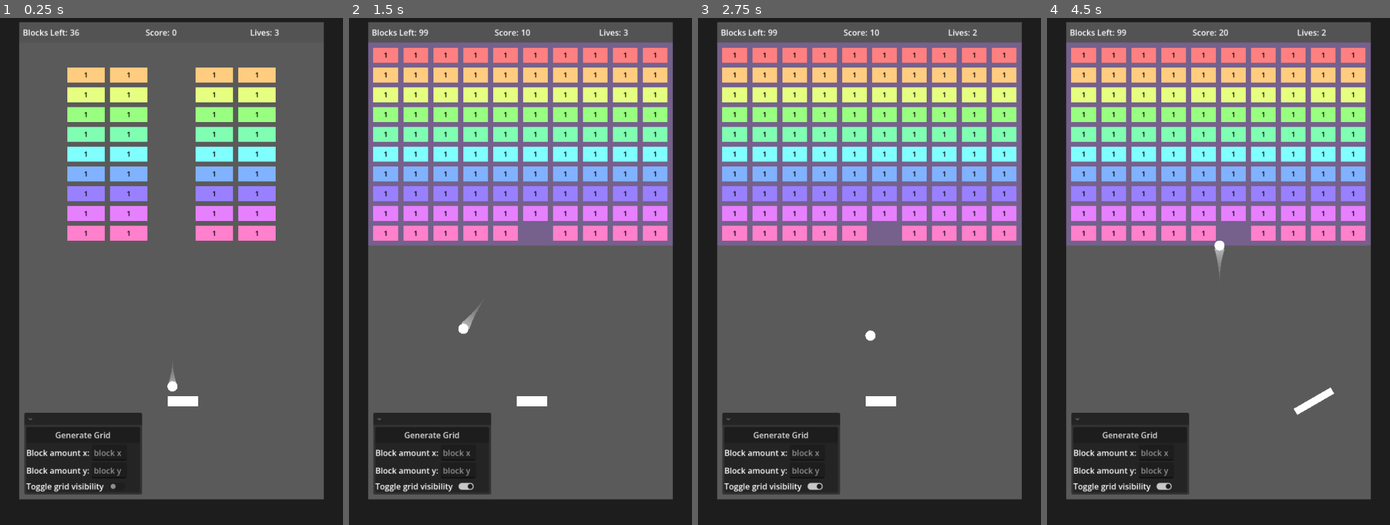
Above: before the commit, frames 1-4 (left to right).
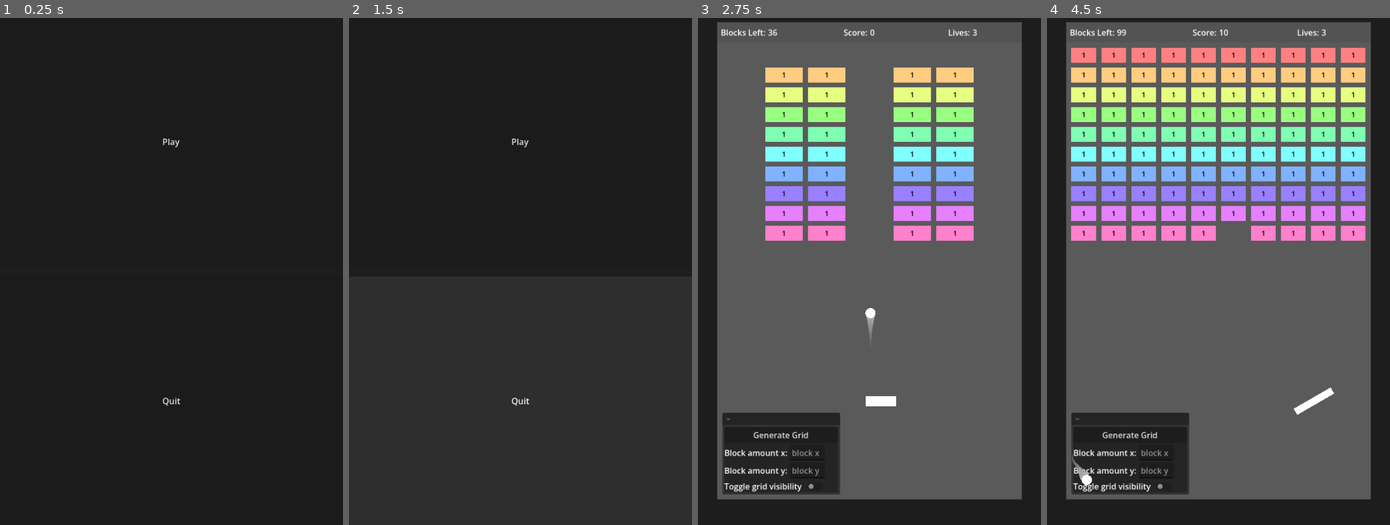
Above: after the commit, the same moments.

Repository: ProudFridge/Breakout
Game: Godot game, scene res://scenes/game/game.tscn
Same seed, same stepped clock (60 frames per second), same inputs: the game is played once before the commit and once after it. Before the commit the project starts from res://scenes/world/world.tscn. Sound files missing from this copy of the repository are replaced by a short silence.
Inputs (mouse positions are in pixels of both pictures, inside the frame that each line leads up to):
- Up to frame 1 (0.25 s): no input
- Up to frame 2 (1.5 s): click (431, 433) at 0.5 s, where only the run before the commit has a clickable "Generate Grid"; click (465, 484) at 1.27 s
- Up to frame 3 (2.75 s): click (869, 139) at 2 s, where only the run after the commit has a clickable "Play"
- Up to frame 4 (4.5 s): click "Generate Grid" at 2.75 s; click (1163, 484) at 3.5 s; tap Enter at 4.25 s; move the mouse to (1293, 246) at 4.27 s; hold D (move_right) from 4.28 s (still down); tap Shift (dash) at 4.35 s; click (1293, 246) at 4.42 s

The runs differ from the first frame. In frame 1, 79% of the frame differs, in the area x 5-95%, y 0-95%; in frame 2, 79%; in frame 3, 27%; in frame 4, 15%.

Commit message:
Add SceneSwitcher singleton and temporary main menu scene

Diff:
--- a/project.godot
+++ b/project.godot
@@ -12,13 +12,14 @@
 
 config/name="Breakout"
 config/tags=PackedStringArray("2d")
-run/main_scene="uid://cp5wos6f3udvx"
+run/main_scene="uid://y3x56jmdcxqq"
 config/features=PackedStringArray("4.7", "Forward Plus")
 config/icon="uid://ccpe11f3ap40g"
 
 [autoload]
 
 AudioManager="*uid://cl7kx5avuhwus"
+SwitcherSingleton="*uid://ci3w6p800a1sx"
 
 [debug]
 
--- /dev/null
+++ b/scenes/arena/arena.tscn
@@ -0,0 +1,258 @@
+[gd_scene format=3 uid="uid://cniqxh06sbxw5"]
+
+[ext_resource type="Script" uid="uid://bahxyb1jog471" path="res://scenes/arena/arena.gd" id="1_ii07k"]
+[ext_resource type="PackedScene" uid="uid://crl3sjvrqcwai" path="res://scenes/managers/game_manager/game_manager.tscn" id="1_u52cf"]
+[ext_resource type="PackedScene" uid="uid://blmhj0qtrvphf" path="res://scenes/managers/block_manager/block_manager.tscn" id="2_ii07k"]
+[ext_resource type="PackedScene" uid="uid://cvstwnwbs75xl" path="res://scenes/paddle/paddle.tscn" id="3_6w4xk"]
+[ext_resource type="PackedScene" uid="uid://dpwwvkfv48suw" path="res://scenes/ball/ball.tscn" id="4_2ml6w"]
+[ext_resource type="Script" uid="uid://c08c1s1psljyd" path="res://scenes/arena/blocks_left.gd" id="6_ii07k"]
+[ext_resource type="Script" uid="uid://b8i4rgwx54w7n" path="res://scenes/arena/score_count.gd" id="6_jx0ua"]
+[ext_resource type="Script" uid="uid://blvoilddcboll" path="res://scenes/arena/lives_left.gd" id="7_u52cf"]
+
+[sub_resource type="StyleBoxFlat" id="StyleBoxFlat_fv88w"]
+bg_color = Color(0.35531357, 0.35531357, 0.35531345, 1)
+
+[sub_resource type="WorldBoundaryShape2D" id="WorldBoundaryShape2D_5tue2"]
+
+[sub_resource type="WorldBoundaryShape2D" id="WorldBoundaryShape2D_aj7ud"]
+
+[sub_resource type="WorldBoundaryShape2D" id="WorldBoundaryShape2D_asdgj"]
+
+[sub_resource type="WorldBoundaryShape2D" id="WorldBoundaryShape2D_jx0ua"]
+
+[sub_resource type="StyleBoxFlat" id="StyleBoxFlat_6w4xk"]
+bg_color = Color(0.32544068, 0.32544097, 0.32544082, 1)
+
+[sub_resource type="StyleBoxFlat" id="StyleBoxFlat_2ml6w"]
+bg_color = Color(0.13319641, 0.13319641, 0.13319635, 1)
+corner_radius_top_left = 8
+corner_radius_top_right = 8
+corner_radius_bottom_right = 8
+corner_radius_bottom_left = 8
+
+[node name="Arena" type="Node2D" unique_id=2083693325]
+script = ExtResource("1_ii07k")
+gameAreaSize = Vector2(600, 900)
+
+[node name="Background" type="Control" parent="." unique_id=971906882]
+layout_mode = 3
+anchors_preset = 0
+offset_right = 650.0
+offset_bottom = 909.0
+
+[node name="Panel" type="Panel" parent="Background" unique_id=662623244]
+layout_mode = 1
+anchors_preset = 15
+anchor_right = 1.0
+anchor_bottom = 1.0
+grow_horizontal = 2
+grow_vertical = 2
+theme_override_styles/panel = SubResource("StyleBoxFlat_fv88w")
+
+[node name="GameManager" parent="." unique_id=2062060914 node_paths=PackedStringArray("ball") instance=ExtResource("1_u52cf")]
+ball = NodePath("../Ball")
+
+[node name="BlockManager" parent="." unique_id=46482369 instance=ExtResource("2_ii07k")]
+
+[node name="WorldBoundary" type="Node" parent="." unique_id=185627799]
+
+[node name="Walls" type="StaticBody2D" parent="WorldBoundary" unique_id=931866966]
+
+[node name="LeftWall" type="CollisionShape2D" parent="WorldBoundary/Walls" unique_id=43210926]
+position = Vector2(187, 555)
+rotation = 1.5707964
+shape = SubResource("WorldBoundaryShape2D_5tue2")
+
+[node name="RightWall" type="CollisionShape2D" parent="WorldBoundary/Walls" unique_id=1243038819]
+position = Vector2(649, 0)
+rotation = 4.712389
+shape = SubResource("WorldBoundaryShape2D_aj7ud")
+
+[node name="TopWall" type="CollisionShape2D" parent="WorldBoundary/Walls" unique_id=342760673]
+rotation = -3.1415927
+shape = SubResource("WorldBoundaryShape2D_asdgj")
+
+[node name="BottomWall" type="StaticBody2D" parent="WorldBoundary" unique_id=307821613 groups=["BottomWall"]]
+
+[node name="BottomWall" type="CollisionShape2D" parent="WorldBoundary/BottomWall" unique_id=1369192134]
+position = Vector2(197, 836)
+shape = SubResource("WorldBoundaryShape2D_jx0ua")
+
+[node name="Paddle" parent="." unique_id=274753157 instance=ExtResource("3_6w4xk")]
+position = Vector2(323, 706)
+
+[node name="Ball" parent="." unique_id=71320122 instance=ExtResource("4_2ml6w")]
+position = Vector2(302, 577)
+SPEED = 400.0
+
+[node name="Camera2D" type="Camera2D" parent="." unique_id=301651378]
+position = Vector2(317, 437)
+zoom = Vector2(0.95, 0.95)
+
+[node name="UI" type="Control" parent="." unique_id=1429491807]
+layout_mode = 3
+anchors_preset = 15
+anchor_right = 1.0
+anchor_bottom = 1.0
+grow_horizontal = 2
+grow_vertical = 2
+size_flags_horizontal = 4
+size_flags_vertical = 4
+
+[node name="GridControls" type="MarginContainer" parent="UI" unique_id=637272537]
+layout_mode = 1
+anchors_preset = 2
+anchor_top = 1.0
+anchor_bottom = 1.0
+offset_top = -181.0
+offset_right = 252.0
+grow_vertical = 0
+theme_override_constants/margin_left = 10
+theme_override_constants/margin_top = 10
+theme_override_constants/margin_right = 10
+theme_override_constants/margin_bottom = 10
+
+[node name="FoldableContainer" type="FoldableContainer" parent="UI/GridControls" unique_id=1077554516]
+layout_mode = 2
+
+[node name="Panel" type="Panel" parent="UI/GridControls/FoldableContainer" unique_id=284489176]
+layout_mode = 2
+
+[node name="VBoxContainer" type="VBoxContainer" parent="UI/GridControls/FoldableContainer" unique_id=677055259]
+layout_mode = 2
+
+[node name="GenerateGridButton" type="Button" parent="UI/GridControls/FoldableContainer/VBoxContainer" unique_id=1176456509]
+layout_mode = 2
+text = "Generate Grid"
+
+[node name="BlockX" type="HBoxContainer" parent="UI/GridControls/FoldableContainer/VBoxContainer" unique_id=205071254]
+layout_mode = 2
+
+[node name="Label" type="Label" parent="UI/GridControls/FoldableContainer/VBoxContainer/BlockX" unique_id=200519209]
+layout_mode = 2
+text = "Block amount x:"
+
+[node name="BlockAmountX" type="LineEdit" parent="UI/GridControls/FoldableContainer/VBoxContainer/BlockX" unique_id=1701325149]
+layout_mode = 2
+placeholder_text = "block x"
+
+[node name="BlockY" type="HBoxContainer" parent="UI/GridControls/FoldableContainer/VBoxContainer" unique_id=818294052]
+layout_mode = 2
+
+[node name="Label" type="Label" parent="UI/GridControls/FoldableContainer/VBoxContainer/BlockY" unique_id=84636564]
+layout_mode = 2
+text = "Block amount y:"
+
+[node name="BlockAmountY" type="LineEdit" parent="UI/GridControls/FoldableContainer/VBoxContainer/BlockY" unique_id=781812316]
+layout_mode = 2
+placeholder_text = "block y"
+
+[node name="ShowGrid" type="HBoxContainer" parent="UI/GridControls/FoldableContainer/VBoxContainer" unique_id=1108381204]
+layout_mode = 2
+
+[node name="Label" type="Label" parent="UI/GridControls/FoldableContainer/VBoxContainer/ShowGrid" unique_id=1092917353]
+layout_mode = 2
+text = "Toggle grid visibility"
+
+[node name="CheckButton" type="CheckButton" parent="UI/GridControls/FoldableContainer/VBoxContainer/ShowGrid" unique_id=774058977]
+layout_mode = 2
+
+[node name="Header" type="Panel" parent="UI" unique_id=1684772623]
+layout_mode = 1
+anchors_preset = 10
+anchor_right = 1.0
+offset_bottom = 41.0
+grow_horizontal = 2
+theme_override_styles/panel = SubResource("StyleBoxFlat_6w4xk")
+
+[node name="HBoxContainer" type="HBoxContainer" parent="UI/Header" unique_id=1633728394]
+layout_mode = 1
+anchors_preset = 15
+anchor_right = 1.0
+anchor_bottom = 1.0
+grow_horizontal = 2
+grow_vertical = 2
+alignment = 1
+
+[node name="BlocksLeft" type="HBoxContainer" parent="UI/Header/HBoxContainer" unique_id=1213601012]
+layout_mode = 2
+size_flags_horizontal = 3
+
+[node name="Text" type="Label" parent="UI/Header/HBoxContainer/BlocksLeft" unique_id=1133850849]
+layout_mode = 2
+size_flags_horizontal = 3
+text = "Blocks Left:"
+horizontal_alignment = 2
+
+[node name="Count" type="Label" parent="UI/Header/HBoxContainer/BlocksLeft" unique_id=640630894]
+layout_mode = 2
+size_flags_horizontal = 3
+text = "2"
+script = ExtResource("6_ii07k")
+
+[node name="Score" type="HBoxContainer" parent="UI/Header/HBoxContainer" unique_id=1248358298]
+layout_mode = 2
+size_flags_horizontal = 3
+
+[node name="Text" type="Label" parent="UI/Header/HBoxContainer/Score" unique_id=746149645]
+layout_mode = 2
+size_flags_horizontal = 3
+text = "Score:"
+horizontal_alignment = 2
+
+[node name="Count" type="Label" parent="UI/Header/HBoxContainer/Score" unique_id=1590482683]
+layout_mode = 2
+size_flags_horizontal = 3
+text = "3232"
+script = ExtResource("6_jx0ua")
+
+[node name="LivesLeft" type="HBoxContainer" parent="UI/Header/HBoxContainer" unique_id=853678790]
+layout_mode = 2
+size_flags_horizontal = 3
+
+[node name="Text" type="Label" parent="UI/Header/HBoxContainer/LivesLeft" unique_id=567214792]
+layout_mode = 2
+size_flags_horizontal = 3
+text = "Lives:"
+horizontal_alignment = 2
+
+[node name="Count" type="Label" parent="UI/Header/HBoxContainer/LivesLeft" unique_id=1937186695 node_paths=PackedStringArray("gameManager")]
+layout_mode = 2
+size_flags_horizontal = 3
+text = "32"
+script = ExtResource("7_u52cf")
+gameManager = NodePath("../../../../../GameManager")
+
+[node name="LostScreen" type="Panel" parent="UI" unique_id=1320494785]
+visible = false
+z_index = 2
+layout_mode = 1
+anchors_preset = 8
+anchor_left = 0.5
+anchor_top = 0.5
+anchor_right = 0.5
+anchor_bottom = 0.5
+offset_left = -165.0
+offset_top = -91.5
+offset_right = 165.0
+offset_bottom = 91.5
+grow_horizontal = 2
+grow_vertical = 2
+theme_override_styles/panel = SubResource("StyleBoxFlat_2ml6w")
+
+[node name="Label" type="Label" parent="UI/LostScreen" unique_id=1454564898]
+layout_mode = 1
+anchors_preset = 8
+anchor_left = 0.5
+anchor_top = 0.5
+anchor_right = 0.5
+anchor_bottom = 0.5
+offset_left = -35.5
+offset_top = -11.5
+offset_right = 35.5
+offset_bottom = 11.5
+grow_horizontal = 2
+grow_vertical = 2
+text = "You Lost!"
+
+[connection signal="pressed" from="UI/GridControls/FoldableContainer/VBoxContainer/GenerateGridButton" to="." method="_on_generate_grid_button_pressed"]
--- /dev/null
+++ b/scenes/game/game.tscn
@@ -0,0 +1,7 @@
+[gd_scene format=3 uid="uid://y3x56jmdcxqq"]
+
+[ext_resource type="PackedScene" uid="uid://0ow0ritn1su" path="res://scenes/main_menu/main_menu.tscn" id="1_sul5r"]
+
+[node name="Game" type="Node" unique_id=39816101]
+
+[node name="MainMenu" parent="." unique_id=740092537 instance=ExtResource("1_sul5r")]
--- /dev/null
+++ b/scenes/main_menu/main_menu.tscn
@@ -0,0 +1,31 @@
+[gd_scene format=3 uid="uid://0ow0ritn1su"]
+
+[ext_resource type="Script" uid="uid://cy8mms22kryo7" path="res://scenes/main_menu/play_button.gd" id="1_fsom3"]
+
+[node name="MainMenu" type="Control" unique_id=740092537]
+layout_mode = 3
+anchors_preset = 15
+anchor_right = 1.0
+anchor_bottom = 1.0
+grow_horizontal = 2
+grow_vertical = 2
+
+[node name="VBoxContainer" type="VBoxContainer" parent="." unique_id=1312795990]
+layout_mode = 1
+anchors_preset = 15
+anchor_right = 1.0
+anchor_bottom = 1.0
+grow_horizontal = 2
+grow_vertical = 2
+theme_override_constants/separation = 20
+
+[node name="PlayButton" type="Button" parent="VBoxContainer" unique_id=868839953]
+layout_mode = 2
+size_flags_vertical = 3
+text = "Play"
+script = ExtResource("1_fsom3")
+
+[node name="QuitButton" type="Button" parent="VBoxContainer" unique_id=1567509049]
+layout_mode = 2
+size_flags_vertical = 3
+text = "Quit"
--- /dev/null
+++ b/scenes/main_menu/play_button.gd
@@ -0,0 +1,12 @@
+extends Button
+
+@onready var main_menu: Control = $"../.."
+
+# Called when the node enters the scene tree for the first time.
+func _ready() -> void:
+	print("fffff")
+	self.pressed.connect(_on_pressed)
+
+
+func _on_pressed() -> void:
+	SwitcherSingleton.switch_to(main_menu, "res://scenes/arena/arena.tscn")
--- /dev/null
+++ b/scenes/singletons/SwitcherSingleton/switcher_singleton.gd
@@ -0,0 +1,26 @@
+# Intended to be used as a singleton
+# Works by deleted a scene and instancing a new one
+# Code taken and adapted from https://docs.godotengine.org/en/stable/tutorials/scripting/singletons_autoload.html
+extends Node
+
+## Deletes the sourceScene and instances the targetScene
+func switch_to(sourceScene: Node, targetScene: String) -> void:
+	# Defer the load to a later time, when we can be sure that no code from the current scene is running
+	deferred_switch_to.call_deferred(sourceScene, targetScene)
+
+func deferred_switch_to(sourceScene: Node, targetScene: String) -> void:
+	# Remove the current scene.
+	sourceScene.free()
+
+	# Load the new scene.
+	var scene: PackedScene = ResourceLoader.load(targetScene)
+
+	# Instance the new scene.
+	var instantiatedScene: Node = scene.instantiate()
+
+	# Add it to the active scene, as child of root.
+	get_tree().root.add_child(instantiatedScene)
+
+	# Optionally, to make it compatible with the SceneTree.change_scene_to_file() API.
+	get_tree().current_scene = instantiatedScene
+	print("hiii")
--- a/scenes/world/world.tscn
+++ /dev/null
@@ -1,261 +0,0 @@
-[gd_scene format=3 uid="uid://cp5wos6f3udvx"]
-
-[ext_resource type="PackedScene" uid="uid://cvstwnwbs75xl" path="res://scenes/paddle/paddle.tscn" id="1_dphjl"]
-[ext_resource type="Script" uid="uid://bwnvb3pphh2v2" path="res://scenes/world/world.gd" id="1_sl2e5"]
-[ext_resource type="PackedScene" uid="uid://crl3sjvrqcwai" path="res://scenes/managers/game_manager/game_manager.tscn" id="2_bq33v"]
-[ext_resource type="PackedScene" uid="uid://blmhj0qtrvphf" path="res://scenes/managers/block_manager/block_manager.tscn" id="2_v5dby"]
-[ext_resource type="PackedScene" uid="uid://dpwwvkfv48suw" path="res://scenes/ball/ball.tscn" id="3_1fp7r"]
-[ext_resource type="Script" uid="uid://ces6ena1i6w8o" path="res://scenes/world/score_count.gd" id="6_bq33v"]
-[ext_resource type="Script" uid="uid://bm8l7wl3514wr" path="res://scenes/world/count.gd" id="6_t5ptc"]
-[ext_resource type="Script" uid="uid://bkds3evdumf3k" path="res://scenes/world/lives_count.gd" id="8_j2gmx"]
-
-[sub_resource type="StyleBoxFlat" id="StyleBoxFlat_v5dby"]
-bg_color = Color(0.35531357, 0.35531357, 0.35531345, 1)
-
-[sub_resource type="WorldBoundaryShape2D" id="WorldBoundaryShape2D_sl2e5"]
-
-[sub_resource type="WorldBoundaryShape2D" id="WorldBoundaryShape2D_1fp7r"]
-
-[sub_resource type="WorldBoundaryShape2D" id="WorldBoundaryShape2D_v5dby"]
-
-[sub_resource type="WorldBoundaryShape2D" id="WorldBoundaryShape2D_6m72w"]
-
-[sub_resource type="StyleBoxFlat" id="StyleBoxFlat_j2gmx"]
-bg_color = Color(0.32544068, 0.32544097, 0.32544082, 1)
-
-[sub_resource type="StyleBoxFlat" id="StyleBoxFlat_1yooq"]
-bg_color = Color(0.13319641, 0.13319641, 0.13319635, 1)
-corner_radius_top_left = 8
-corner_radius_top_right = 8
-corner_radius_bottom_right = 8
-corner_radius_bottom_left = 8
-
-[node name="World" type="Node2D" unique_id=1769071752]
-script = ExtResource("1_sl2e5")
-gameAreaSize = Vector2(600, 900)
-
-[node name="Background" type="Control" parent="." unique_id=1567258030]
-layout_mode = 3
-anchors_preset = 0
-offset_right = 650.0
-offset_bottom = 909.0
-
-[node name="Panel" type="Panel" parent="Background" unique_id=802174903]
-layout_mode = 1
-anchors_preset = 15
-anchor_right = 1.0
-anchor_bottom = 1.0
-grow_horizontal = 2
-grow_vertical = 2
-theme_override_styles/panel = SubResource("StyleBoxFlat_v5dby")
-
-[node name="GameManager" parent="." unique_id=2062060914 node_paths=PackedStringArray("ball") instance=ExtResource("2_bq33v")]
-ball = NodePath("../Ball")
-
-[node name="BlockManager" parent="." unique_id=46482369 instance=ExtResource("2_v5dby")]
-
-[node name="WorldBoundary" type="Node" parent="." unique_id=1687065296]
-
-[node name="Walls" type="StaticBody2D" parent="WorldBoundary" unique_id=780942343]
-
-[node name="LeftWall" type="CollisionShape2D" parent="WorldBoundary/Walls" unique_id=530927257]
-position = Vector2(187, 555)
-rotation = 1.5707964
-shape = SubResource("WorldBoundaryShape2D_sl2e5")
-
-[node name="RightWall" type="CollisionShape2D" parent="WorldBoundary/Walls" unique_id=1144154416]
-position = Vector2(649, 0)
-rotation = 4.712389
-shape = SubResource("WorldBoundaryShape2D_1fp7r")
-
-[node name="TopWall" type="CollisionShape2D" parent="WorldBoundary/Walls" unique_id=1526974870]
-rotation = -3.1415927
-shape = SubResource("WorldBoundaryShape2D_v5dby")
-
-[node name="BottomWall" type="StaticBody2D" parent="WorldBoundary" unique_id=1789635757 groups=["BottomWall"]]
-
-[node name="BottomWall" type="CollisionShape2D" parent="WorldBoundary/BottomWall" unique_id=1160666114]
-position = Vector2(197, 836)
-shape = SubResource("WorldBoundaryShape2D_6m72w")
-
-[node name="Paddle" parent="." unique_id=274753157 instance=ExtResource("1_dphjl")]
-position = Vector2(323, 706)
-
-[node name="Ball" parent="." unique_id=71320122 instance=ExtResource("3_1fp7r")]
-position = Vector2(302, 577)
-SPEED = 400.0
-
-[node name="Camera2D" type="Camera2D" parent="." unique_id=1953188512]
-position = Vector2(317, 437)
-zoom = Vector2(0.95, 0.95)
-
-[node name="UI" type="Control" parent="." unique_id=1848346517]
-layout_mode = 3
-anchors_preset = 15
-anchor_right = 1.0
-anchor_bottom = 1.0
-grow_horizontal = 2
-grow_vertical = 2
-size_flags_horizontal = 4
-size_flags_vertical = 4
-
-[node name="GridControls" type="MarginContainer" parent="UI" unique_id=1519628941]
-layout_mode = 1
-anchors_preset = 2
-anchor_top = 1.0
-anchor_bottom = 1.0
-offset_top = -181.0
-offset_right = 252.0
-grow_vertical = 0
-theme_override_constants/margin_left = 10
-theme_override_constants/margin_top = 10
-theme_override_constants/margin_right = 10
-theme_override_constants/margin_bottom = 10
-
-[node name="FoldableContainer" type="FoldableContainer" parent="UI/GridControls" unique_id=587160359]
-layout_mode = 2
-
-[node name="Panel" type="Panel" parent="UI/GridControls/FoldableContainer" unique_id=1659178617]
-layout_mode = 2
-
-[node name="VBoxContainer" type="VBoxContainer" parent="UI/GridControls/FoldableContainer" unique_id=1008522024]
-layout_mode = 2
-
-[node name="GenerateGridButton" type="Button" parent="UI/GridControls/FoldableContainer/VBoxContainer" unique_id=105890785]
-layout_mode = 2
-text = "Generate Grid"
-
-[node name="BlockX" type="HBoxContainer" parent="UI/GridControls/FoldableContainer/VBoxContainer" unique_id=1509040941]
-layout_mode = 2
-
-[node name="Label" type="Label" parent="UI/GridControls/FoldableContainer/VBoxContainer/BlockX" unique_id=126053469]
-layout_mode = 2
-text = "Block amount x:"
-
-[node name="BlockAmountX" type="LineEdit" parent="UI/GridControls/FoldableContainer/VBoxContainer/BlockX" unique_id=994568989]
-layout_mode = 2
-placeholder_text = "block x"
-
-[node name="BlockY" type="HBoxContainer" parent="UI/GridControls/FoldableContainer/VBoxContainer" unique_id=1312768934]
-layout_mode = 2
-
-[node name="Label" type="Label" parent="UI/GridControls/FoldableContainer/VBoxContainer/BlockY" unique_id=1128811482]
-layout_mode = 2
-text = "Block amount y:"
-
-[node name="BlockAmountY" type="LineEdit" parent="UI/GridControls/FoldableContainer/VBoxContainer/BlockY" unique_id=69742669]
-layout_mode = 2
-placeholder_text = "block y"
-
-[node name="ShowGrid" type="HBoxContainer" parent="UI/GridControls/FoldableContainer/VBoxContainer" unique_id=729932485]
-layout_mode = 2
-
-[node name="Label" type="Label" parent="UI/GridControls/FoldableContainer/VBoxContainer/ShowGrid" unique_id=2076497758]
-layout_mode = 2
-text = "Toggle grid visibility"
-
-[node name="CheckButton" type="CheckButton" parent="UI/GridControls/FoldableContainer/VBoxContainer/ShowGrid" unique_id=465536670]
-layout_mode = 2
-
-[node name="Header" type="Panel" parent="UI" unique_id=528724686]
-layout_mode = 1
-anchors_preset = 10
-anchor_right = 1.0
-offset_bottom = 41.0
-grow_horizontal = 2
-theme_override_styles/panel = SubResource("StyleBoxFlat_j2gmx")
-
-[node name="HBoxContainer" type="HBoxContainer" parent="UI/Header" unique_id=1175450939]
-layout_mode = 1
-anchors_preset = 15
-anchor_right = 1.0
-anchor_bottom = 1.0
-grow_horizontal = 2
-grow_vertical = 2
-alignment = 1
-
-[node name="BlocksLeft" type="HBoxContainer" parent="UI/Header/HBoxContainer" unique_id=1965400196]
-layout_mode = 2
-size_flags_horizontal = 3
-
-[node name="Text" type="Label" parent="UI/Header/HBoxContainer/BlocksLeft" unique_id=1347913852]
-layout_mode = 2
-size_flags_horizontal = 3
-text = "Blocks Left:"
-horizontal_alignment = 2
-
-[node name="Count" type="Label" parent="UI/Header/HBoxContainer/BlocksLeft" unique_id=1942803392]
-layout_mode = 2
-size_flags_horizontal = 3
-text = "2"
-script = ExtResource("6_t5ptc")
-
-[node name="Score" type="HBoxContainer" parent="UI/Header/HBoxContainer" unique_id=2015808371]
-layout_mode = 2
-size_flags_horizontal = 3
-
-[node name="Text" type="Label" parent="UI/Header/HBoxContainer/Score" unique_id=66261102]
-layout_mode = 2
-size_flags_horizontal = 3
-text = "Score:"
-horizontal_alignment = 2
-
-[node name="Count" type="Label" parent="UI/Header/HBoxContainer/Score" unique_id=1305827151]
-layout_mode = 2
-size_flags_horizontal = 3
-text = "3232"
-script = ExtResource("6_bq33v")
-
-[node name="LivesLeft" type="HBoxContainer" parent="UI/Header/HBoxContainer" unique_id=1499677608]
-layout_mode = 2
-size_flags_horizontal = 3
-
-[node name="Text" type="Label" parent="UI/Header/HBoxContainer/LivesLeft" unique_id=15434094]
-layout_mode = 2
-size_flags_horizontal = 3
-text = "Lives:"
-horizontal_alignment = 2
-
-[node name="Count" type="Label" parent="UI/Header/HBoxContainer/LivesLeft" unique_id=455399839 node_paths=PackedStringArray("gameManager")]
-layout_mode = 2
-size_flags_horizontal = 3
-text = "32"
-script = ExtResource("8_j2gmx")
-gameManager = NodePath("../../../../../GameManager")
-
-[node name="LostScreen" type="Panel" parent="UI" unique_id=430691535]
-visible = false
-z_index = 2
-layout_mode = 1
-anchors_preset = 8
-anchor_left = 0.5
-anchor_top = 0.5
-anchor_right = 0.5
-anchor_bottom = 0.5
-offset_left = -165.0
-offset_top = -91.5
-offset_right = 165.0
-offset_bottom = 91.5
-grow_horizontal = 2
-grow_vertical = 2
-theme_override_styles/panel = SubResource("StyleBoxFlat_1yooq")
-
-[node name="Label" type="Label" parent="UI/LostScreen" unique_id=281808710]
-layout_mode = 1
-anchors_preset = 8
-anchor_left = 0.5
-anchor_top = 0.5
-anchor_right = 0.5
-anchor_bottom = 0.5
-offset_left = -35.5
-offset_top = -11.5
-offset_right = 35.5
-offset_bottom = 11.5
-grow_horizontal = 2
-grow_vertical = 2
-text = "You Lost!"
-
-[connection signal="pressed" from="UI/GridControls/FoldableContainer/VBoxContainer/GenerateGridButton" to="." method="_on_generate_grid_button_pressed"]
-[connection signal="text_changed" from="UI/GridControls/FoldableContainer/VBoxContainer/BlockX/BlockAmountX" to="." method="_on_block_amount_x_text_changed"]
-[connection signal="text_changed" from="UI/GridControls/FoldableContainer/VBoxContainer/BlockY/BlockAmountY" to="." method="_on_block_amount_y_text_changed"]
-[connection signal="pressed" from="UI/GridControls/FoldableContainer/VBoxContainer/ShowGrid/CheckButton" to="." method="_on_check_button_pressed"]
Renamed: scenes/world/world.gd -> scenes/arena/arena.gd
Not shown, added: scenes/arena/arena.gd.uid
Renamed: scenes/world/count.gd -> scenes/arena/blocks_left.gd
Not shown, added: scenes/arena/blocks_left.gd.uid
Renamed: scenes/world/lives_count.gd -> scenes/arena/lives_left.gd
Not shown, added: scenes/arena/lives_left.gd.uid
Renamed: scenes/world/score_count.gd -> scenes/arena/score_count.gd
Not shown, added: scenes/arena/score_count.gd.uid
Not shown, added: scenes/main_menu/play_button.gd.uid
Not shown, added: scenes/singletons/SwitcherSingleton/switcher_singleton.gd.uid
Not shown, removed: scenes/world/count.gd.uid
Not shown, removed: scenes/world/lives_count.gd.uid
(and 4 more such lines)
